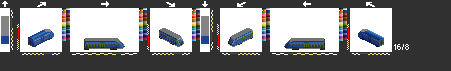
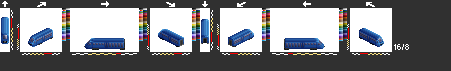
Revision of a layered 451 × 71 image; what changed, layer by layer:
hid "adsb1", painted on it over left=2, top=17, right=384, bottom=49
added layer "mqb" above "mqa" over left=1, top=16, right=384, bottom=50
hid "mqa", painted on it over left=1, top=16, right=384, bottom=50
